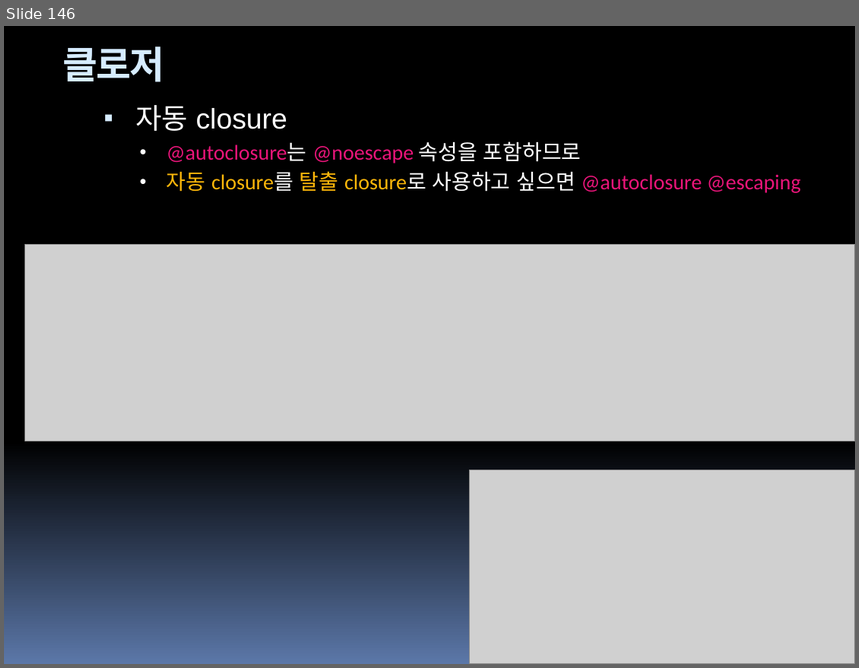
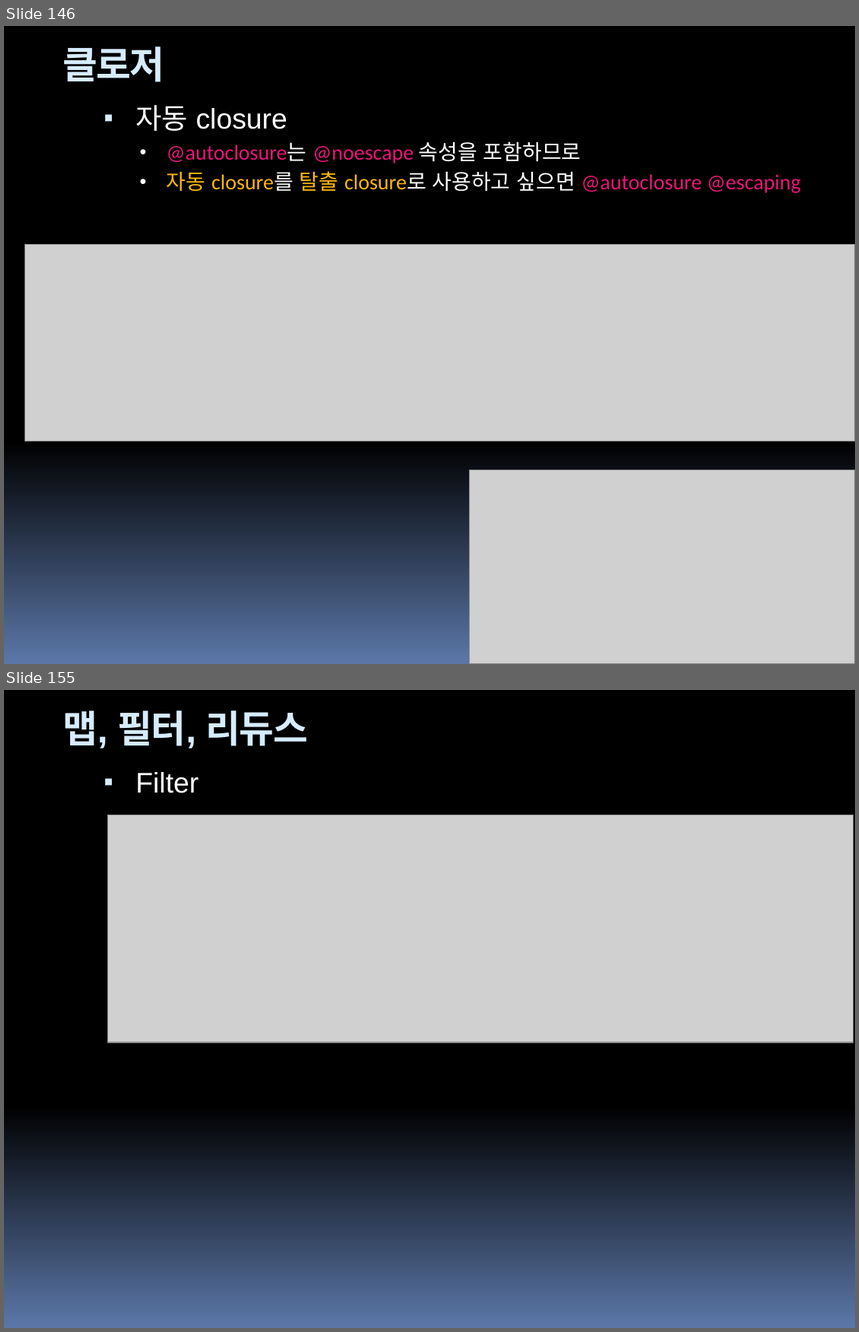
Before and after one commit to hounga13/helloSwift, a slide deck: Swift세미나자료.pptx. Shown one above the other, each under a label of ours: slide 146 before the commit, slides 146 and 155 after it; the slides between them are not shown. The pictures are 859x668 and 859x1332 pixels, drawn with LibreOffice and Linux fonts; fonts in the diff are those of the drawing; grey boxes stand for pictures. Boxes give left, top, right and bottom in pixels: in the first picture for what was removed or moved away, otherwise in the second. Text is boxed around its words. In the diff, an @@ line names an element or a change of style, - is before the commit and + after.

Commit message:
chapter17 map, filter, reduce

```diff
--- a/Swift세미나자료.pptx
+++ b/Swift세미나자료.pptx
@@ slide 155 added at [4,690,855,1328], background gradient #000000 to #5B77A8; not listed: 4 template elements that a slide beside it also shows @@
@@ title added at [63,711,307,749], 32 pt, text #D6ECFF, bold @@
+맵, 필터, 리듀스
@@ text added at [135,772,199,793], 24 pt, text #FFFFFF @@
+▪ Filter
@@ picture added at [108,815,854,1043] @@
```
Also in this commit, not shown: 14 other slides added, 2 other files.
